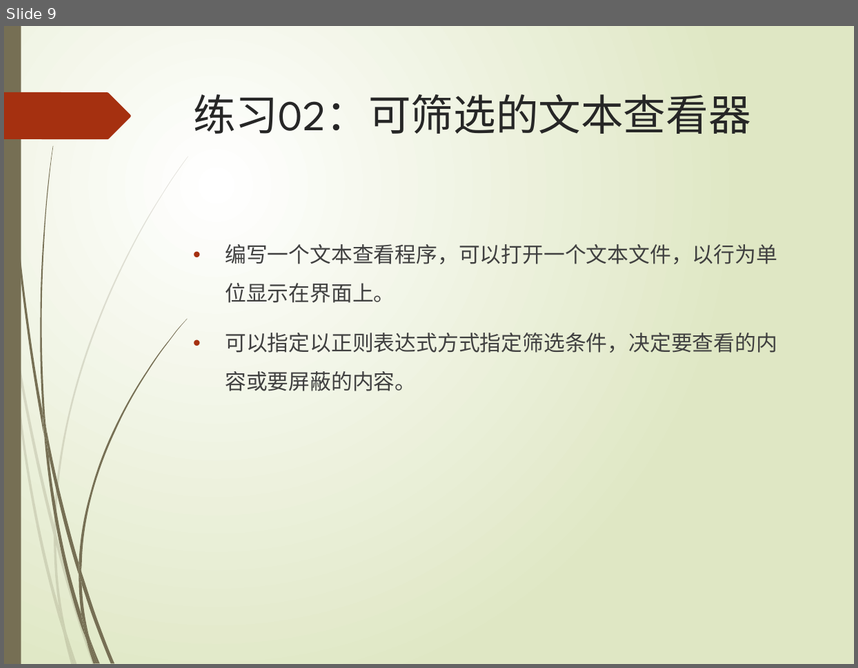
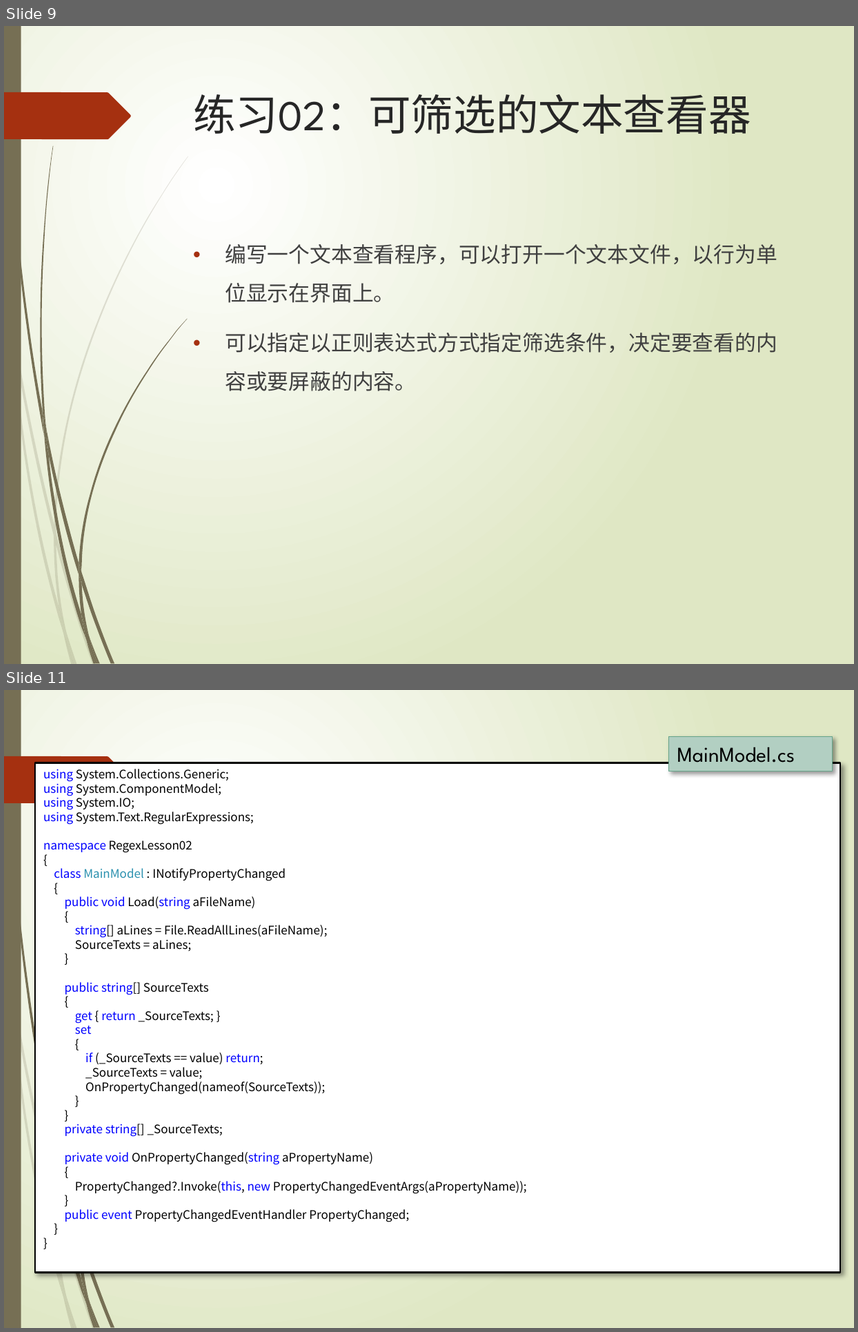
Before and after one commit to TeacherPeng/SoftwareDesignAndPractice, a slide deck: 教案/正则表达式的应用.pptx. Shown one above the other, each under a label of ours: slide 9 before the commit, slides 9 and 11 after it; the slides between them are not shown. The pictures are 858x668 and 858x1332 pixels, drawn with LibreOffice and Linux fonts; fonts in the diff are those of the drawing. Boxes give left, top, right and bottom in pixels: in the first picture for what was removed or moved away, otherwise in the second. Text is boxed around its words. In the diff, an @@ line names an element or a change of style, - is before the commit and + after.

```diff
--- a/教案/正则表达式的应用.pptx
+++ b/教案/正则表达式的应用.pptx
@@ slide 11 added at bbox=[4, 690, 854, 1328], background gradient #FFFFFF to #DFE8C4; not listed: 17 template elements that a slide beside it also shows @@
@@ rectangle added at bbox=[668, 737, 833, 771], fill #B3CFC2, outline #65A48B 0.75 pt, 18 pt, text #000000 @@
+MainModel.cs
@@ rectangle added at bbox=[36, 763, 840, 1272], fill #FFFFFF, outline #000000 1.25 pt, 10 pt, text #000000 @@
+using System.Collections.Generic;
+using System.ComponentModel;
+using System.IO;
+using System.Text.RegularExpressions;
+namespace RegexLesson02
+{
+class MainModel : INotifyPropertyChanged
+{
+public void Load(string aFileName)
+{
+string[] aLines = File.ReadAllLines(aFileName);
+SourceTexts = aLines;
+}
+public string[] SourceTexts
+{
+get { return _SourceTexts; }
+set
+{
+if (_SourceTexts == value) return;
+_SourceTexts = value;
+OnPropertyChanged(nameof(SourceTexts));
+}
+}
+private string[] _SourceTexts;
+private void OnPropertyChanged(string aPropertyName)
+{
+PropertyChanged?.Invoke(this, new PropertyChangedEventArgs(aPropertyName));
+}
+public event PropertyChangedEventHandler PropertyChanged;
+}
+}
```
Also in this commit, not shown: 7 other slides added, 1 other file.
